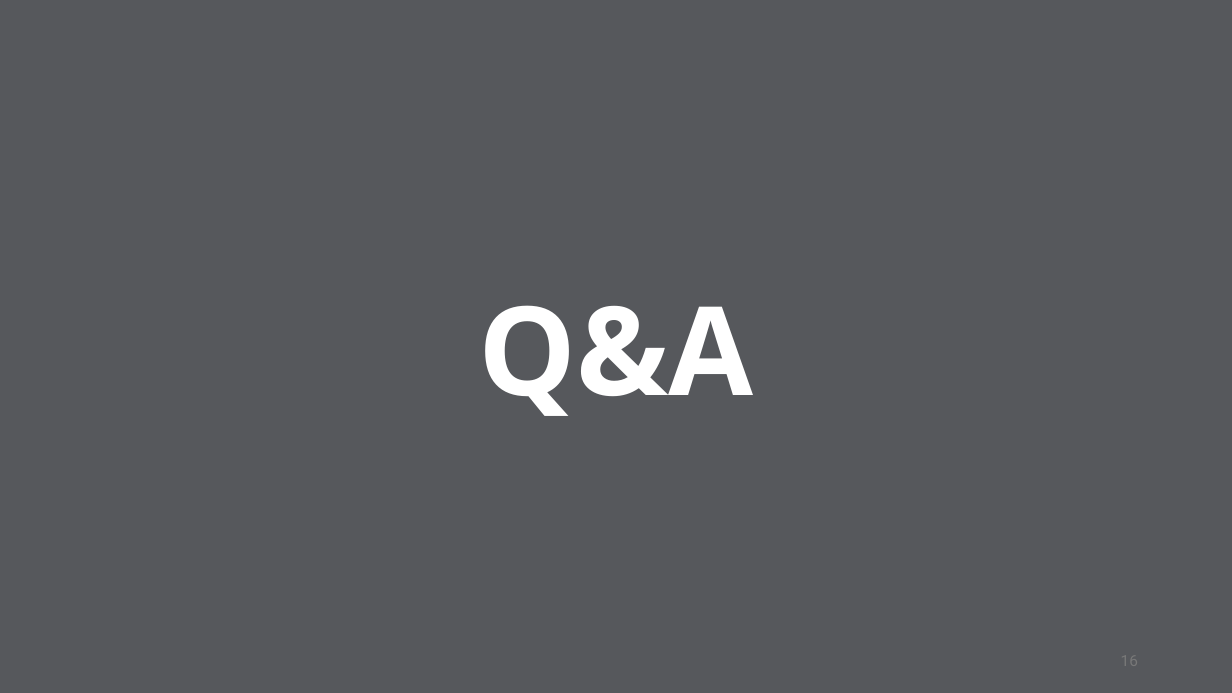
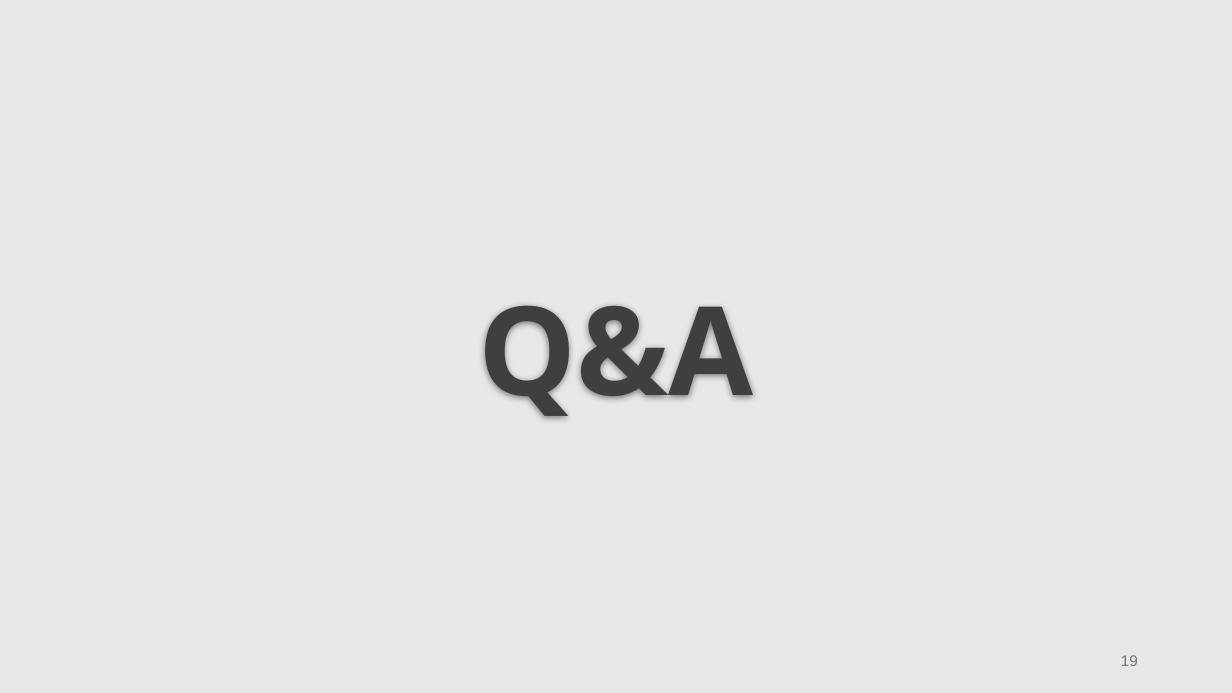
Before and after one commit to osduarte/TESE-MEIC-2324, a slide deck: slide 19 of Relatório intermédio/Apresentação intermédia da TESE_v3.pptx (slide 16 before the commit). Drawn at 1232x693 pixels with LibreOffice and Linux fonts; fonts in the diff are those of the drawing. Boxes give left, top, right and bottom in pixels: in the first picture for what was removed or moved away, otherwise in the second. Text is boxed around its words. In the diff, an @@ line names an element or a change of style, - is before the commit and + after.

```diff
--- a/Relatório intermédio/Apresentação intermédia da TESE_v3.pptx
+++ b/Relatório intermédio/Apresentação intermédia da TESE_v3.pptx
@@ background #56585C to #E8E8E8 @@
@@ text "Q&A" at (478,305,753,419): text colour #FFFFFF to #3F3F3F @@
@@ page number added at (1121,655,1138,666), 12 pt, text #757575 @@
+19
```
Also in this commit, not shown: 14 other slides changed, 4 slides added, 1 slide removed, 3 other files.
